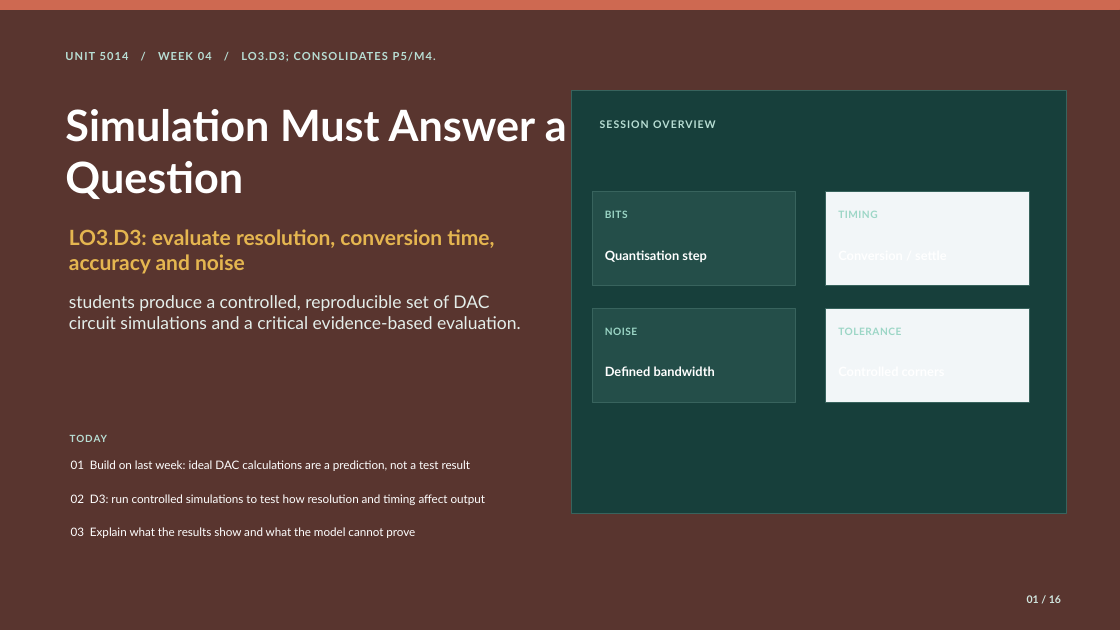
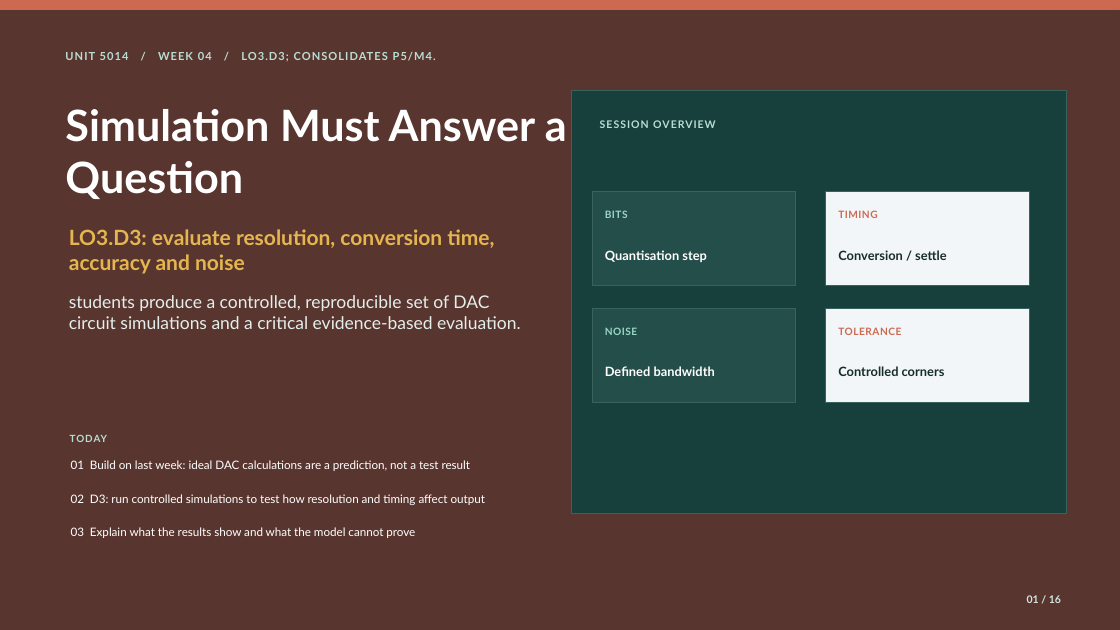
Before and after one commit to akbar-q/University, a slide deck: slide 1 of 5014/Presentations/Week4_DAC_Simulation_Study.pptx. Drawn at 1120x630 pixels with LibreOffice and Linux fonts; fonts in the diff are those of the drawing. Boxes give left, top, right and bottom in pixels: in the first picture for what was removed or moved away, otherwise in the second. Text is boxed around its words. In the diff, an @@ line names an element or a change of style, - is before the commit and + after.

```diff
--- a/5014/Presentations/Week4_DAC_Simulation_Study.pptx
+++ b/5014/Presentations/Week4_DAC_Simulation_Study.pptx
@@ text "TIMING" at [838,210,877,218]: text colour #9CD6C6 to #CE6951 @@
@@ text added at [838,250,947,260], 11 pt, text #172D2A, bold @@
+Conversion / settle
@@ text "TOLERANCE" at [838,327,901,335]: text colour #9CD6C6 to #CE6951 @@
@@ text added at [838,366,945,376], 11 pt, text #172D2A, bold @@
+Controlled corners
```
Also in this commit, not shown: 12 other slides changed, 19 other files.
